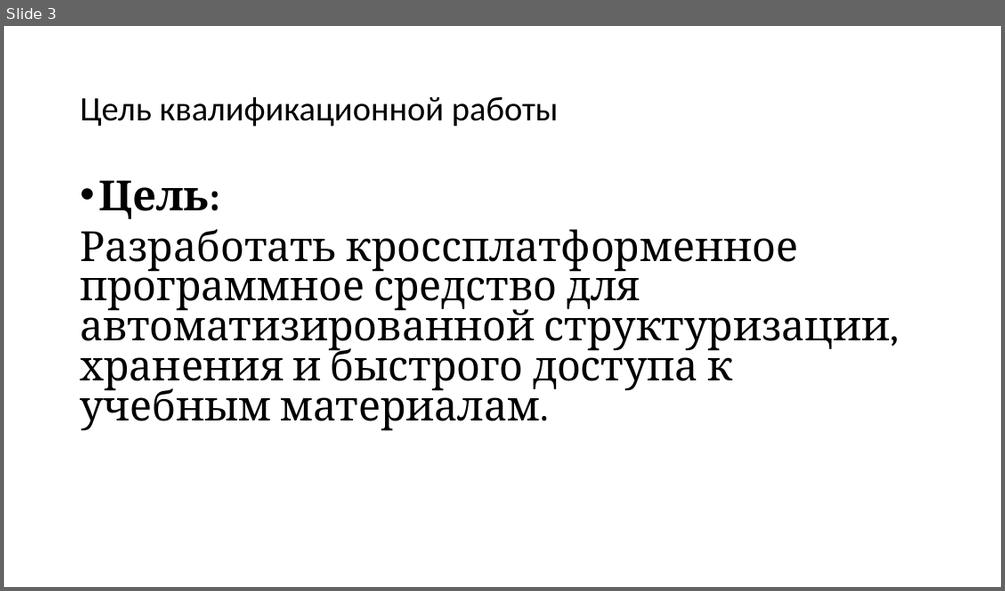
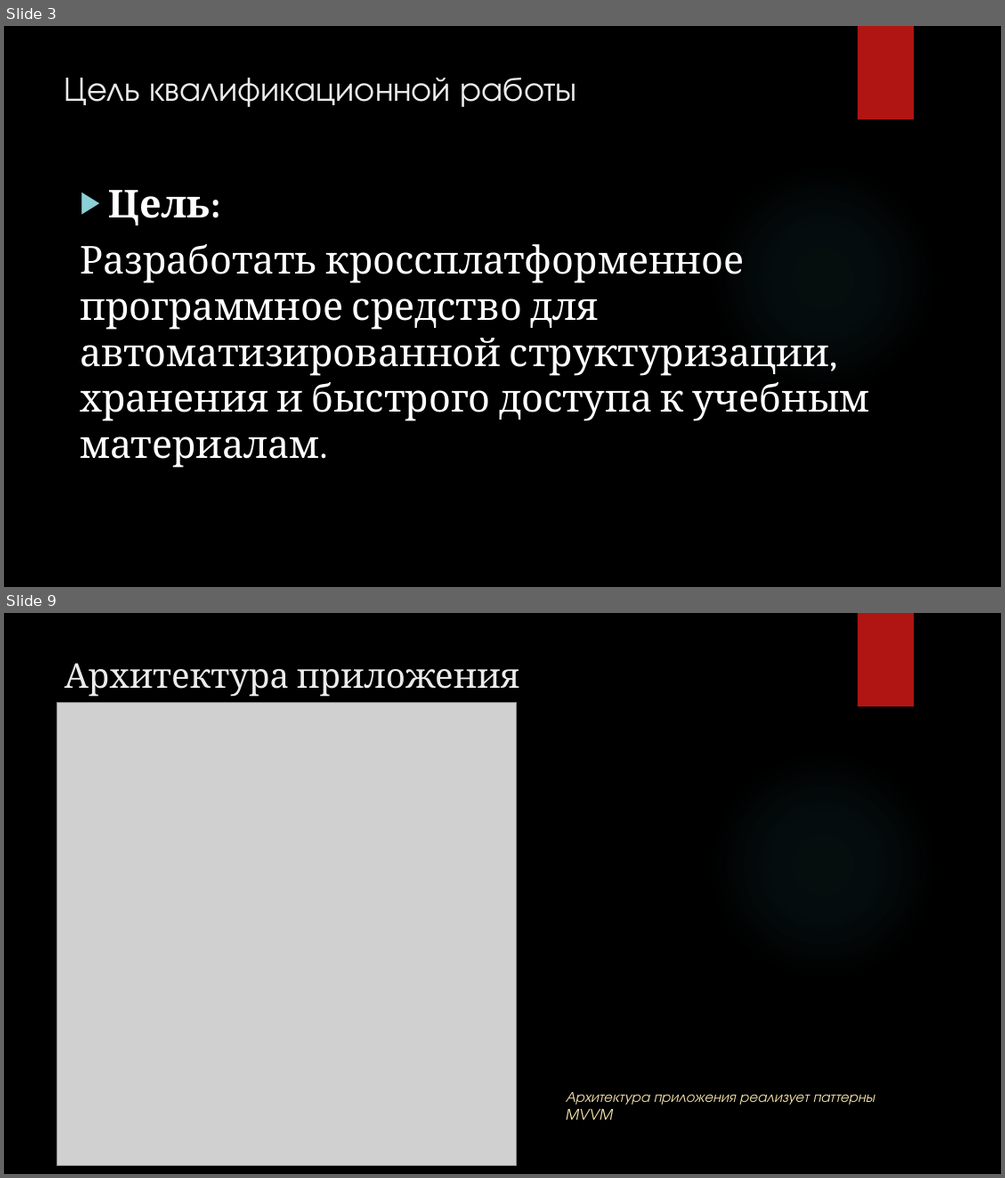
Before and after one commit to Ratilife/cheat_sheet5, a slide deck: docs/Диплом/Оригинал/Презинтация диплома.pptx. Shown one above the other, each under a label of ours: slide 3 before the commit, slides 3 and 9 after it; the slides between them are not shown. The pictures are 1005x591 and 1005x1178 pixels, drawn with LibreOffice and Linux fonts; fonts in the diff are those of the drawing; grey boxes stand for pictures; background and template pictures are left out. Boxes give left, top, right and bottom in pixels: in the first picture for what was removed or moved away, otherwise in the second. Text is boxed around its words. In the diff, an @@ line names an element or a change of style, - is before the commit and + after.

Commit message:
Подготовка дипломной работы

```diff
--- a/docs/Диплом/Оригинал/Презинтация диплома.pptx
+++ b/docs/Диплом/Оригинал/Презинтация диплома.pptx
@@ slide 9 added at (4, 613, 1001, 1174), background picture (left out); not listed: 2 template elements that a slide beside it also shows @@
@@ title added at (65, 663, 519, 697), 33 pt, text #EBEBEB @@
+Архитектура приложения
@@ picture added at (57, 702, 517, 1165) @@
@@ text added at (566, 1092, 874, 1119), 14 pt, text #F5E2A9, italic @@
+Архитектура приложения реализует паттерны MVVM
@@ slide 3 changed as well @@
@@ background #FFFFFF to picture (left out) @@
@@ rectangle added at (858, 26, 914, 119), fill #B01513 @@
@@ title "Цель квалификационной работы": place and size @@
-title "Цель квалификационной работы" at (80, 97, 558, 127)
+title "Цель квалификационной работы" at (65, 78, 577, 107)
@@ title "Цель квалификационной работы" at (65, 78, 577, 107): font Calibri to TeX Gyre Adventor, text colour #000000 to #EBEBEB; line spacing 0.9 to 1; vertical alignment middle to top @@
@@ text "Цель:" at (80, 190, 870, 467): size 40 to 37 pt, text colour #000000 to #FFFFFF; bullet • to ▶; line spacing 0.8 to 1 @@
@@ ellipse added at (708, 163, 938, 394), fill gradient #50B9C1 @@
```
Also in this commit, not shown: 11 other slides changed, 5 other slides added, 1 slide removed, 2 other files.
